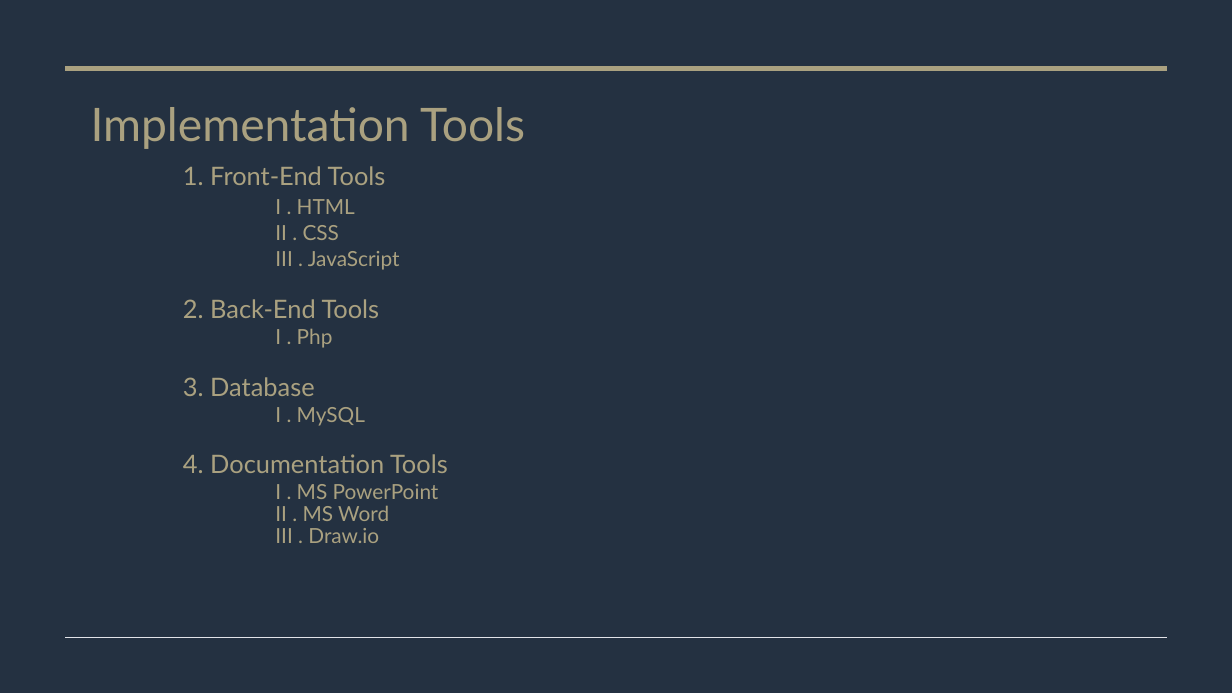
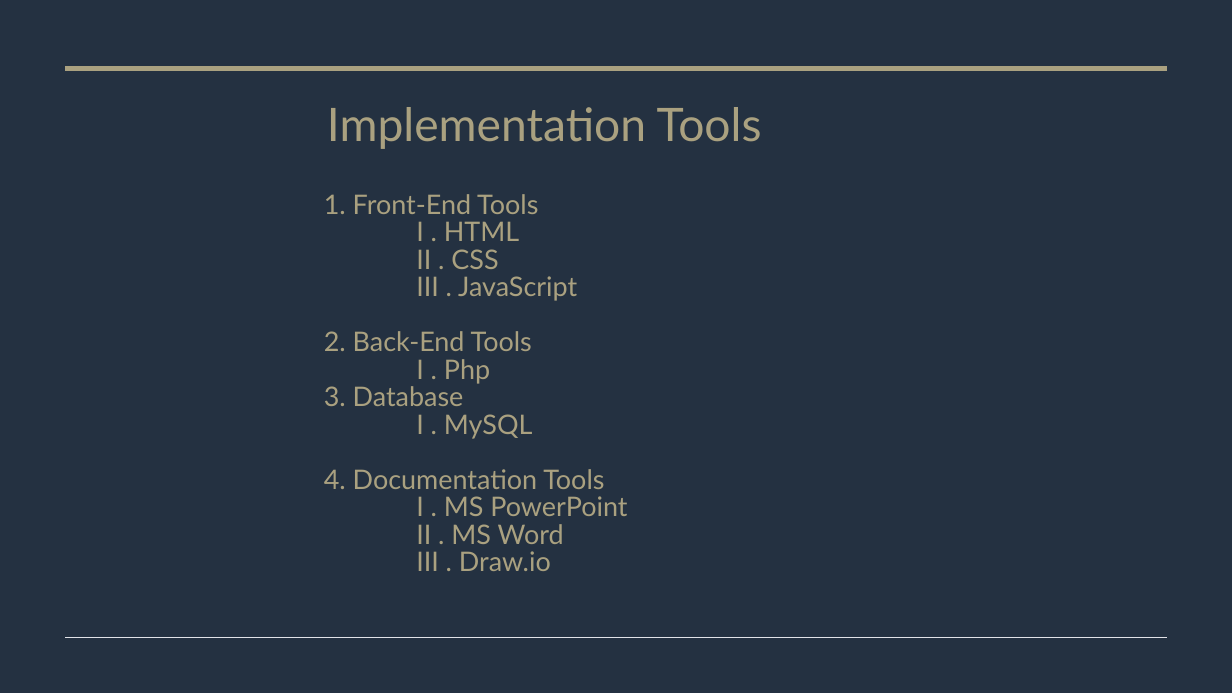
Before and after one commit to Janice1828/daily_activities-personal_finance_tracker, a slide deck: slide 15 of Daily Activities & Personal Finance Tracker.pptx (slide 12 before the commit). Drawn at 1232x693 pixels with LibreOffice and Linux fonts; fonts in the diff are those of the drawing. Boxes give left, top, right and bottom in pixels: in the first picture for what was removed or moved away, otherwise in the second. Text is boxed around its words. In the diff, an @@ line names an element or a change of style, - is before the commit and + after.

```diff
--- a/Daily Activities & Personal Finance Tracker.pptx
+++ b/Daily Activities & Personal Finance Tracker.pptx
@@ title added at bbox=[327, 107, 762, 149], 36 pt, text #AAA180 @@
+Implementation Tools
@@ text at bbox=[324, 194, 627, 571]: text changed; size 16.2 to 21 pt @@
-Implementation Tools
-1. Front-End Tools
-I . HTML
-II . CSS
-III . JavaScript
-2. Back-End Tools
-I . Php
-3. Database
-I . MySQL
-4. Documentation Tools
-I . MS PowerPoint
-II . MS Word
-III . Draw.io
+1. Front-End Tools
+I . HTML
+II . CSS
+III . JavaScript
+2. Back-End Tools
+I . Php
+3. Database
+I . MySQL
+4. Documentation Tools
+I . MS PowerPoint
+II . MS Word
+III . Draw.io
```
Also in this commit, not shown: 9 other slides changed, 3 slides added, 14 other files.
